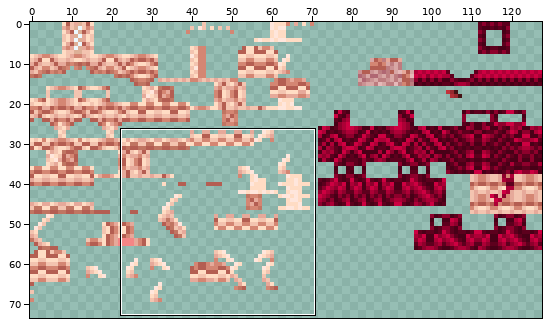
Edited in one commit: sprite sheet (src/main/resources/assets/spore/textures/armor/living_armor_set.png). The picture above shows the old version from afar; the outline marks the close-up.
Close-up. First the earlier version:
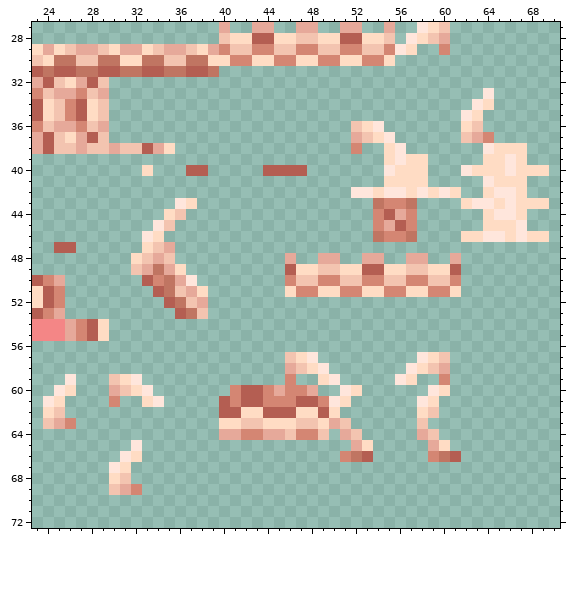
The file is 128x128 pixels. Colours within 5 levels of each other are drawn and written as one. Shown: x 23..70, y 27..72. The wide view leaves out empty margins.
New version:
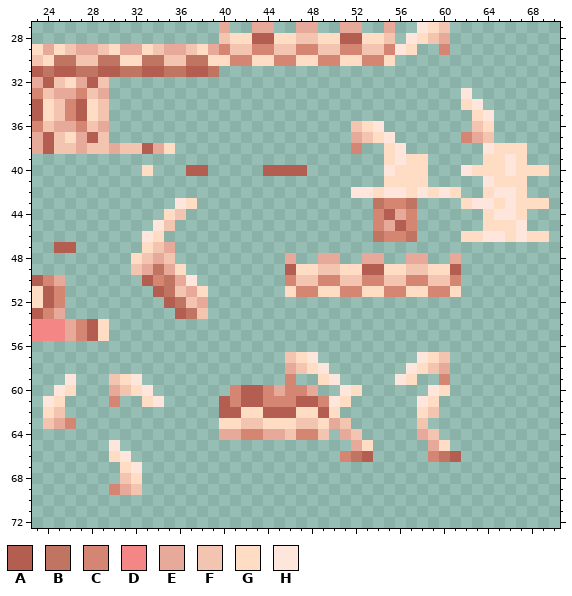
Palette (. is transparent): A #b45e52  B #c07562  C #d48673  D #f48686  E #e6a99a  F #f3c4b0  G #ffdcc4  H #ffe6dc
Changes in this commit:
@@ x 60..66 @@
 32 .......
-33 ....H..
-34 ...HG..
-35 ..HG...
-36 ..GF...
-37 ..FEC..
+33 ..H....
+34 ..GH...
+35 ...GH..
+36 ...FG..
+37 ..CEF..
 38 ....HGG
@@ x 28..34 @@
 64 .......
-65 ....H..
-66 ...HG..
-67 ..HG...
-68 ..GF...
-69 ..FEC..
+65 ..H....
+66 ..GH...
+67 ...GH..
+68 ...FG..
+69 ..CEF..
 70 .......
